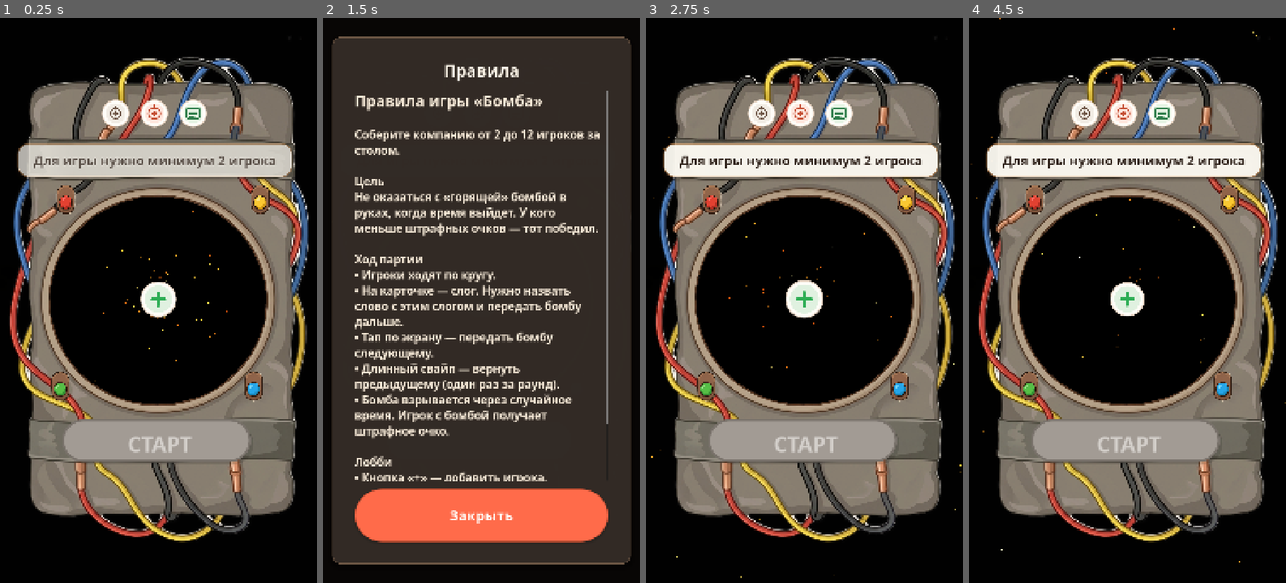
Above: before the commit, frames 1-4 (left to right).
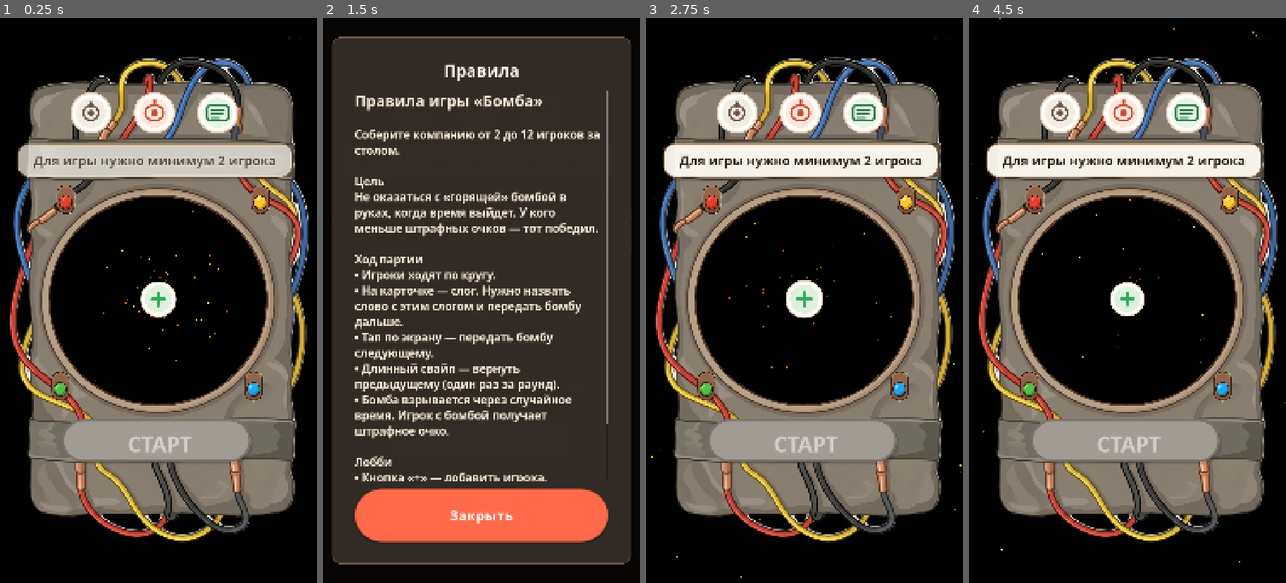
Above: after the commit, the same moments.

Repository: GGamezebo/GodBomb
Game: Godot game, scene res://main.tscn
Same seed, same stepped clock (60 frames per second), same inputs: the game is played once before the commit and once after it.
Inputs (mouse positions are in pixels of both pictures, inside the frame that each line leads up to; where the layout moved, square brackets give the same spot in the first picture):
- Up to frame 1 (0.25 s): no input
- Up to frame 2 (1.5 s): click (541, 114) [516, 114] at 0.5 s; click (481, 300) at 1.25 s
- Up to frame 3 (2.75 s): click "Закрыть" at 2 s
- Up to frame 4 (4.5 s): click (1187, 114) [1162, 114] at 2.75 s; click (1127, 300) at 3.5 s; click "Закрыть" at 4.25 s

The runs differ from the first frame. In frame 1, 2.6% of the frame differs, in the area x 22-75%, y 13-21%; in frame 2, less than 0.1%; in frame 3, 2.6%; in frame 4, 2.6%.

Commit message:
button size

Diff:
--- a/src/contexts/game_context/game_context.tscn
+++ b/src/contexts/game_context/game_context.tscn
@@ -174,21 +174,21 @@
 z_index = 8
 layout_mode = 0
 offset_left = 26.0
-offset_top = 268.0
+offset_top = 244.0
 offset_right = 1026.0
-offset_bottom = 388.0
-theme_override_constants/separation = 20
+offset_bottom = 412.0
+theme_override_constants/separation = 48
 alignment = 1
 
 [node name="ExitButton" type="TextureButton" parent="UI/BackgroundBomb/ScaledContent/GameBattleChrome/TopBar"]
-custom_minimum_size = Vector2(112, 112)
+custom_minimum_size = Vector2(168, 168)
 layout_mode = 2
 texture_normal = ExtResource("32")
 ignore_texture_size = true
 stretch_mode = 5
 
 [node name="PlayersButton" type="TextureButton" parent="UI/BackgroundBomb/ScaledContent/GameBattleChrome/TopBar"]
-custom_minimum_size = Vector2(112, 112)
+custom_minimum_size = Vector2(168, 168)
 layout_mode = 2
 texture_normal = ExtResource("33")
 ignore_texture_size = true
--- a/src/contexts/menu_context/menu_context.tscn
+++ b/src/contexts/menu_context/menu_context.tscn
@@ -95,28 +95,28 @@
 [node name="TopBar" type="HBoxContainer" parent="BackgroundBomb/ScaledContent" unique_id=2074903033]
 layout_mode = 0
 offset_left = 26.0
-offset_top = 268.0
+offset_top = 244.0
 offset_right = 1026.0
-offset_bottom = 388.0
-theme_override_constants/separation = 20
+offset_bottom = 412.0
+theme_override_constants/separation = 48
 alignment = 1
 
 [node name="SettingsButton" type="TextureButton" parent="BackgroundBomb/ScaledContent/TopBar" unique_id=2066844004]
-custom_minimum_size = Vector2(112, 112)
+custom_minimum_size = Vector2(168, 168)
 layout_mode = 2
 texture_normal = ExtResource("12")
 ignore_texture_size = true
 stretch_mode = 5
 
 [node name="MusicButton" type="TextureButton" parent="BackgroundBomb/ScaledContent/TopBar" unique_id=934041470]
-custom_minimum_size = Vector2(112, 112)
+custom_minimum_size = Vector2(168, 168)
 layout_mode = 2
 texture_normal = ExtResource("13")
 ignore_texture_size = true
 stretch_mode = 5
 
 [node name="RulesButton" type="TextureButton" parent="BackgroundBomb/ScaledContent/TopBar" unique_id=1636588019]
-custom_minimum_size = Vector2(112, 112)
+custom_minimum_size = Vector2(168, 168)
 layout_mode = 2
 texture_normal = ExtResource("15")
 ignore_texture_size = true
--- a/src/features/menu/exit_confirm_dialog.tscn
+++ b/src/features/menu/exit_confirm_dialog.tscn
@@ -43,8 +43,8 @@
 
 [node name="VBox" type="VBoxContainer" parent="Panel/Margin"]
 layout_mode = 2
+size_flags_vertical = 3
 theme_override_constants/separation = 28
-alignment = 1
 
 [node name="Message" type="Label" parent="Panel/Margin/VBox"]
 layout_mode = 2
@@ -52,6 +52,10 @@
 text = "Вы действительно хотите закончить игру?"
 horizontal_alignment = 1
 autowrap_mode = 3
+
+[node name="Spacer" type="Control" parent="Panel/Margin/VBox"]
+layout_mode = 2
+size_flags_vertical = 3
 
 [node name="Buttons" type="HBoxContainer" parent="Panel/Margin/VBox"]
 layout_mode = 2
